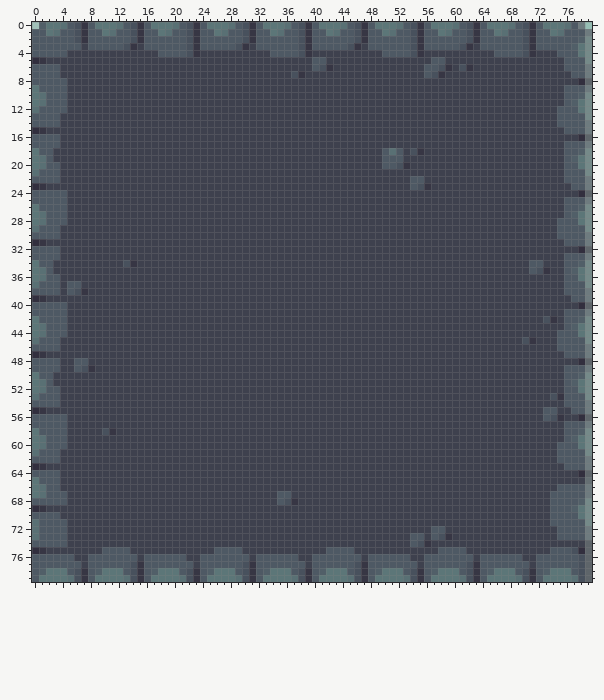
A sprite sheet gets an edit: assets/art/map/dungeon_walls_temp.png. The picture above was drawn from the file before the commit.
The file is 80x80 pixels. Pixels under 10% opacity are left out. Colours within 5 levels of each other are drawn and written as one.
Once edited:
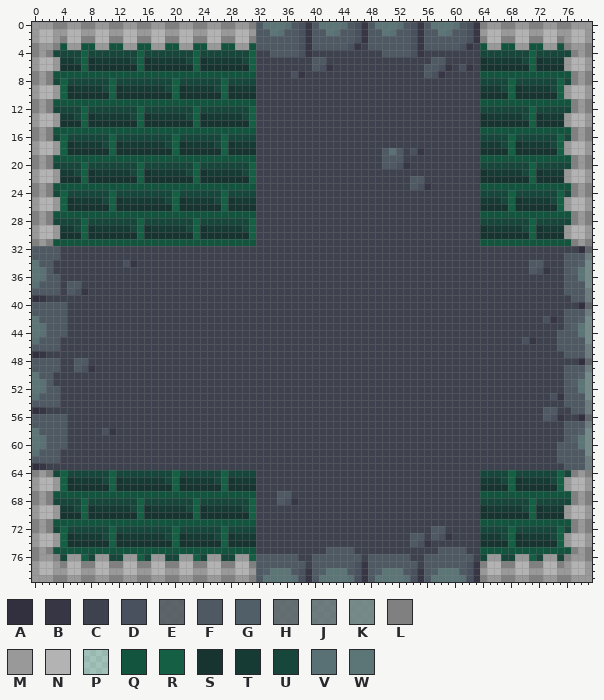
Palette (. is transparent): A #322f3e  B #373644  C #3e414e  D #48515d  E #515059ce  F #4e5964  G #515f68  H #595c64ce  J #646b72ce  K #6d7e7fce  L #808080  M #999999  N #b3b3b3  P #cdcece35  Q #12543d  R #156044  S #173431  T #163a34  U #17463b  V #597074  W #5c7678
Changes in this commit:
Changed rows in their new state; - is an unchanged pixel.
first column x 0:
 0 MMMLLMMLLMMLLMMLLMMLLMMLLMMLLMML--------------------------------LMMLLMMLLMMLLMMM
 1 MNNMMNNMMNNMMNNMMNNMMNNMMNNMMNNM--------------------------------MNNMMNNMMNNMMNNM
 2 MNNMLNNLLNNLLNNLLNNLLNNLLNNLLNNL--------------------------------LNNLLNNLLNNLMNNM
 3 LMMLQMMQQMMQQMMQQMMQQMMQQMMQQMMQ--------------------------------QMMQQMMQQMMQLMML
 4 LMLUUUURUUUUUUURUUUUUUURUUUUUUUR--------------------------------UUUUUUURUUUUULML
 5 MNNMTTURSTTTTTURSTTTTTURSTTTTTUR--------------------------------STTTTTURSTTTMNNM
 6 MNNMSSSRSSSSSSSRSSSSSSSRSSSSSSSR--------------------------------SSSSSSSRSSSSMNNM
 7 LMLQQQQQQQQQQQQQQQQQQQQQQQQQQQQQ--------------------------------QQQQQQQQQQQQQLML
 8 LMLURUUUUUURUUUUUUUURUUUUUURUUUU--------------------------------UUUURUUUUUURULML
 9 MNNMRSTTTTURSTTTTTTURSTTTTURSTTT--------------------------------TTTURSTTTTURMNNM
10 MNNMRSSSSSSRSSSSSSSSRSSSSSSRSSSS--------------------------------SSSSRSSSSSSRMNNM
11 LMLQQQQQQQQQQQQQQQQQQQQQQQQQQQQQ--------------------------------QQQQQQQQQQQQQLML
12 LMLUUUURUUUUUUURUUUUUUURUUUUUUUR--------------------------------UUUUUUURUUUUULML
13 MNNMTTURSTTTTTURSTTTTTURSTTTTTUR--------------------------------STTTTTURSTTTMNNM
14 MNNMSSSRSSSSSSSRSSSSSSSRSSSSSSSR--------------------------------SSSSSSSRSSSSMNNM
15 LMLQQQQQQQQQQQQQQQQQQQQQQQQQQQQQ--------------------------------QQQQQQQQQQQQQLML
16 LMLURUUUUUURUUUUUUUURUUUUUURUUUU--------------------------------UUUURUUUUUURULML
17 MNNMRSTTTTURSTTTTTTURSTTTTURSTTT--------------------------------TTTURSTTTTURMNNM
18 MNNMRSSSSSSRSSSSSSSSRSSSSSSRSSSS--------------------------------SSSSRSSSSSSRMNNM
19 LMLQQQQQQQQQQQQQQQQQQQQQQQQQQQQQ--------------------------------QQQQQQQQQQQQQLML
20 LMLUUUURUUUUUUURUUUUUUURUUUUUUUR--------------------------------UUUUUUURUUUUULML
21 MNNMTTURSTTTTTURSTTTTTURSTTTTTUR--------------------------------STTTTTURSTTTMNNM
22 MNNMSSSRSSSSSSSRSSSSSSSRSSSSSSSR--------------------------------SSSSSSSRSSSSMNNM
23 LMLQQQQQQQQQQQQQQQQQQQQQQQQQQQQQ--------------------------------QQQQQQQQQQQQQLML
24 LMLURUUUUUURUUUUUUUURUUUUUURUUUU--------------------------------UUUURUUUUUURULML
25 MNNMRSTTTTURSTTTTTTURSTTTTURSTTT--------------------------------TTTURSTTTTURMNNM
26 MNNMRSSSSSSRSSSSSSSSRSSSSSSRSSSS--------------------------------SSSSRSSSSSSRMNNM
27 LMLQQQQQQQQQQQQQQQQQQQQQQQQQQQQQ--------------------------------QQQQQQQQQQQQQLML
28 LMLUUUURUUUUUUURUUUUUUURUUUUUUUR--------------------------------UUUUUUURUUUUULML
29 MNNMTTURSTTTTTURSTTTTTURSTTTTTUR--------------------------------STTTTTURSTTTMNNM
30 MNNMSSSRSSSSSSSRSSSSSSSRSSSSSSSR--------------------------------SSSSSSSRSSSSMNNM
31 LMLQQQQQQQQQQQQQQQQQQQQQQQQQQQQQ--------------------------------QQQQQQQQQQQQQLML
first column x 0:
64 LMLURUUUUUURUUUUUUUURUUUUUURUUUU--------------------------------UUUURUUUUUURULML
65 MNNMRSTTTTURSTTTTTTURSTTTTURSTTT--------------------------------TTTURSTTTTURMNNM
66 MNNMRSSSSSSRSSSSSSSSRSSSSSSRSSSS--------------------------------SSSSRSSSSSSRMNNM
67 LMLQQQQQQQQQQQQQQQQQQQQQQQQQQQQQ--------------------------------QQQQQQQQQQQQQLML
68 LMLUUUURUUUUUUURUUUUUUURUUUUUUUR--------------------------------UUUUUUURUUUUULML
69 MNNMTTURSTTTTTURSTTTTTURSTTTTTUR--------------------------------STTTTTURSTTTMNNM
70 MNNMSSSRSSSSSSSRSSSSSSSRSSSSSSSR--------------------------------SSSSSSSRSSSSMNNM
71 LMLQQQQQQQQQQQQQQQQQQQQQQQQQQQQQ--------------------------------QQQQQQQQQQQQQLML
72 LMLURUUUUUURUUUUUUUURUUUUUURUUUU--------------------------------UUUURUUUUUURULML
73 MNNMRSTTTTURSTTTTTTURSTTTTURSTTT--------------------------------TTTURSTTTTURMNNM
74 MNNMRSSSSSSRSSSSSSSSRSSSSSSRSSSS--------------------------------SSSSRSSSSSSRMNNM
75 LMLQQQQQQQQQQQQQQQQQQQQQQQQQQQQQ--------------------------------QQQQQQQQQQQQQLML
76 LMMLUMMRUMMUUMMRUMMUUMMRUMMUUMMR--------------------------------UMMUUMMRUMMULMML
77 MNNMLNNLLNNLLNNLLNNLLNNLLNNLLNNL--------------------------------LNNLLNNLLNNLMNNM
78 MNNMMNNMMNNMMNNMMNNMMNNMMNNMMNNM--------------------------------MNNMMNNMMNNMMNNM
79 MMMLLMMLLMMLLMMLLMMLLMMLLMMLLMML--------------------------------LMMLLMMLLMMLLMMM
Boxes around the changes in both pictures, in picture pixels (x1, y1, x2, y2):
changed: (32, 22, 256, 246)
changed: (480, 22, 592, 246)
changed: (32, 470, 256, 582)
changed: (480, 470, 592, 582)
